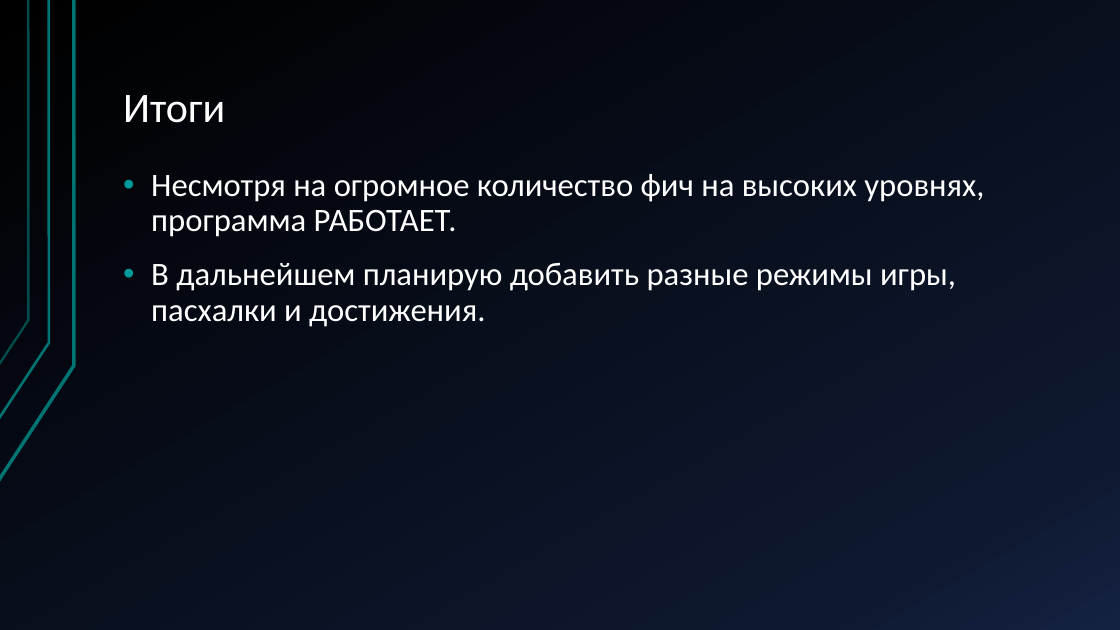
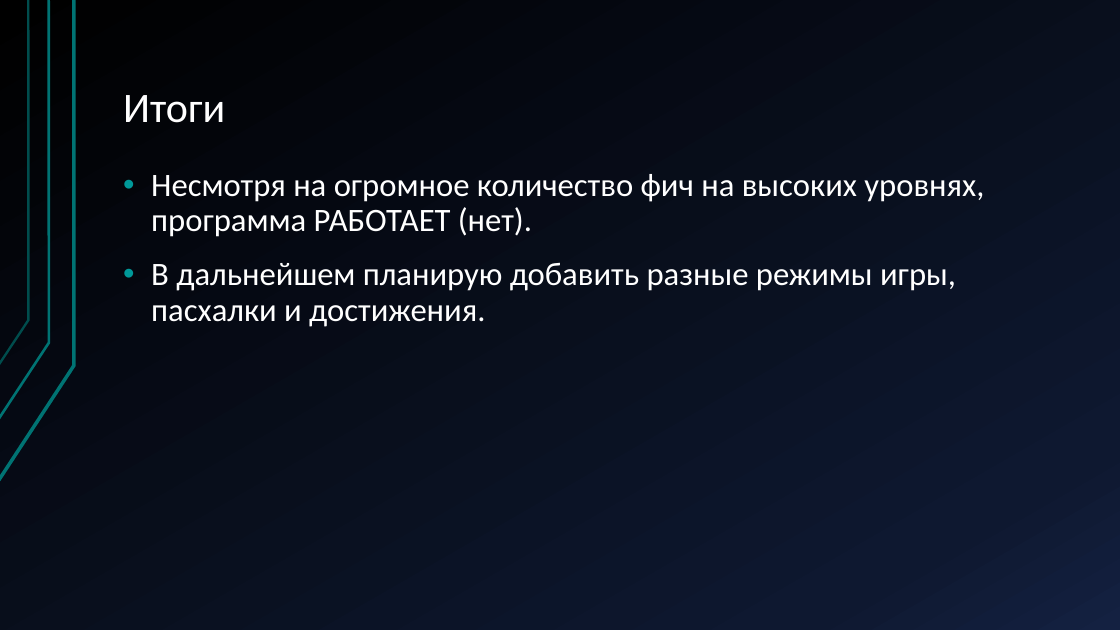
Before and after one commit to ArtSharaev/PygameProject, a slide deck: slide 8 of Documentation/PygameProjectPresentation.pptx. Drawn at 1120x630 pixels with LibreOffice and Linux fonts; fonts in the diff are those of the drawing. Boxes give left, top, right and bottom in pixels: in the first picture for what was removed or moved away, otherwise in the second. Text is boxed around its words. In the diff, an @@ line names an element or a change of style, - is before the commit and + after.

```diff
--- a/Documentation/PygameProjectPresentation.pptx
+++ b/Documentation/PygameProjectPresentation.pptx
@@ text at box(151, 174, 984, 237): text changed @@
-• Несмотря на огромное количество фич на высоких уровнях, программа РАБОТАЕТ.
+• Несмотря на огромное количество фич на высоких уровнях, программа РАБОТАЕТ (нет).
```
Also in this commit, not shown: 2 other files.
